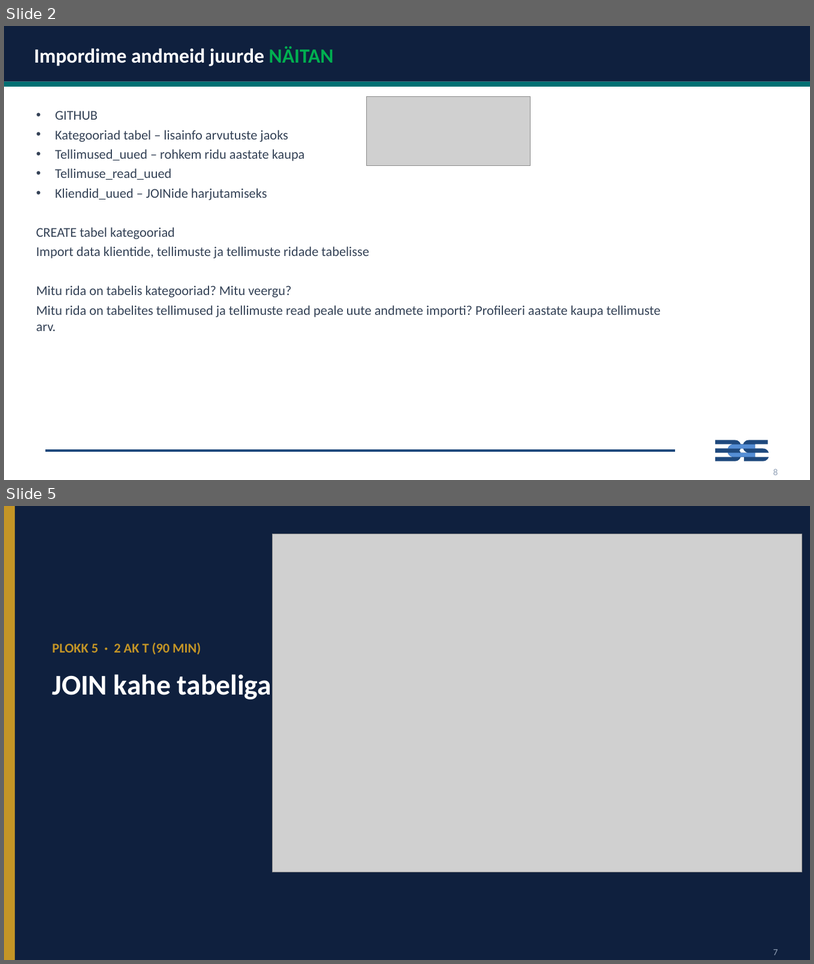
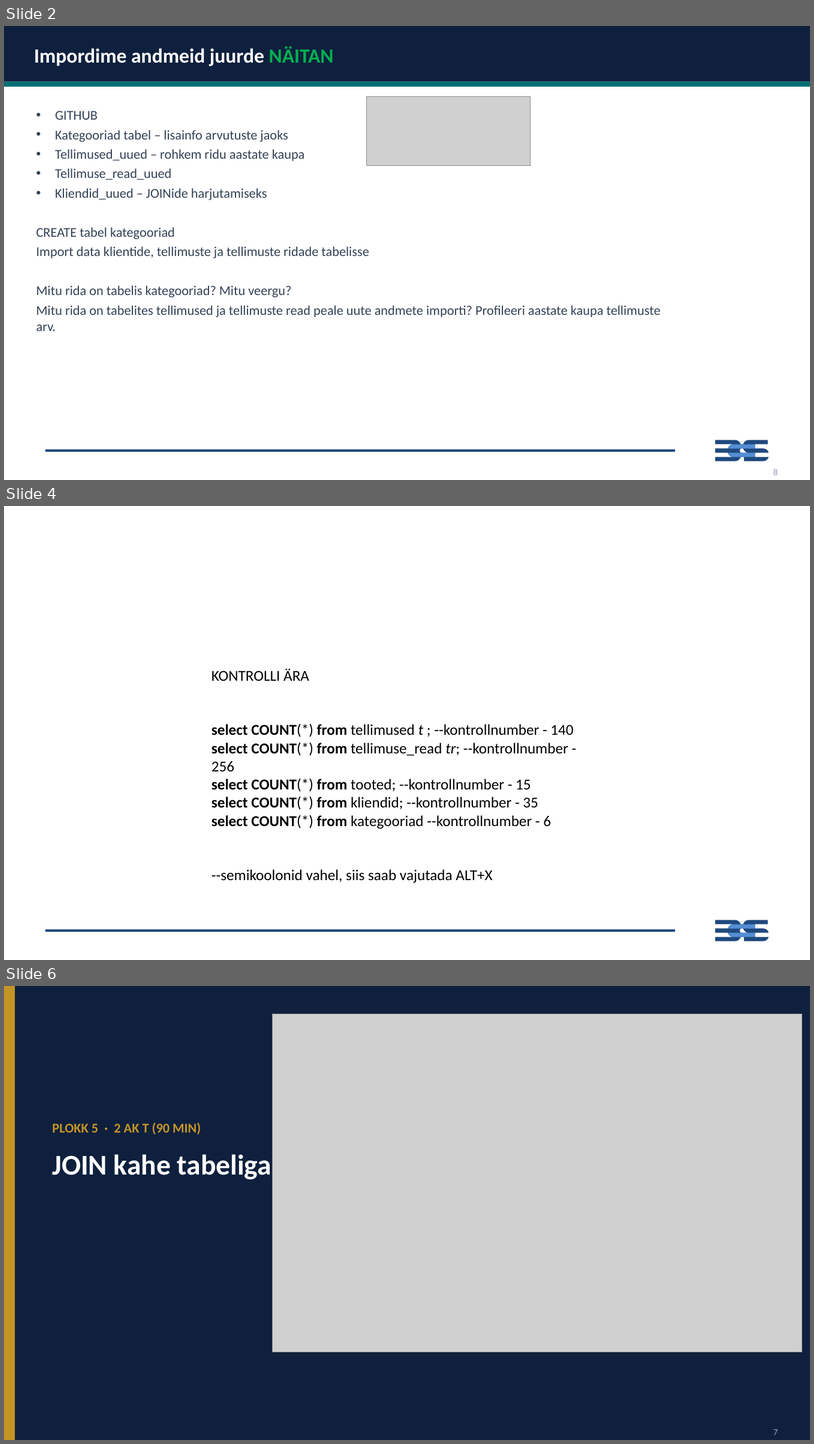
Before and after one commit to emilieabel/andmetarkus, a slide deck: Materjalid/Day8 SQL/8-paev-andmetarkus-esitlus.pptx. Shown one above the other, each under a label of ours: slides 2 and 5 before the commit, slides 2, 4 and 6 after it; the slides between them are not shown. The pictures are 814x964 and 814x1444 pixels, drawn with LibreOffice and Linux fonts; fonts in the diff are those of the drawing; grey boxes stand for pictures. Boxes give left, top, right and bottom in pixels: in the first picture for what was removed or moved away, otherwise in the second. Text is boxed around its words. In the diff, an @@ line names an element or a change of style, - is before the commit and + after.

```diff
--- a/Materjalid/Day8 SQL/8-paev-andmetarkus-esitlus.pptx
+++ b/Materjalid/Day8 SQL/8-paev-andmetarkus-esitlus.pptx
@@ slide 4 added at [4,506,810,960], background #FFFFFF; not listed: 3 template elements that a slide beside it also shows @@
@@ text added at [212,669,573,883], 18 pt, text #000000 @@
+KONTROLLI ÄRA
+select COUNT(*) from tellimused t ; --kontrollnumber - 140
+select COUNT(*) from tellimuse_read tr; --kontrollnumber - 256
+select COUNT(*) from tooted; --kontrollnumber - 15
+select COUNT(*) from kliendid; --kontrollnumber - 35
+select COUNT(*) from kategooriad --kontrollnumber - 6
+--semikoolonid vahel, siis saab vajutada ALT+X
@@ what was slide 5 is now slide 6 @@
```
Also in this commit, not shown: 4 slides changed, 1 other file.
